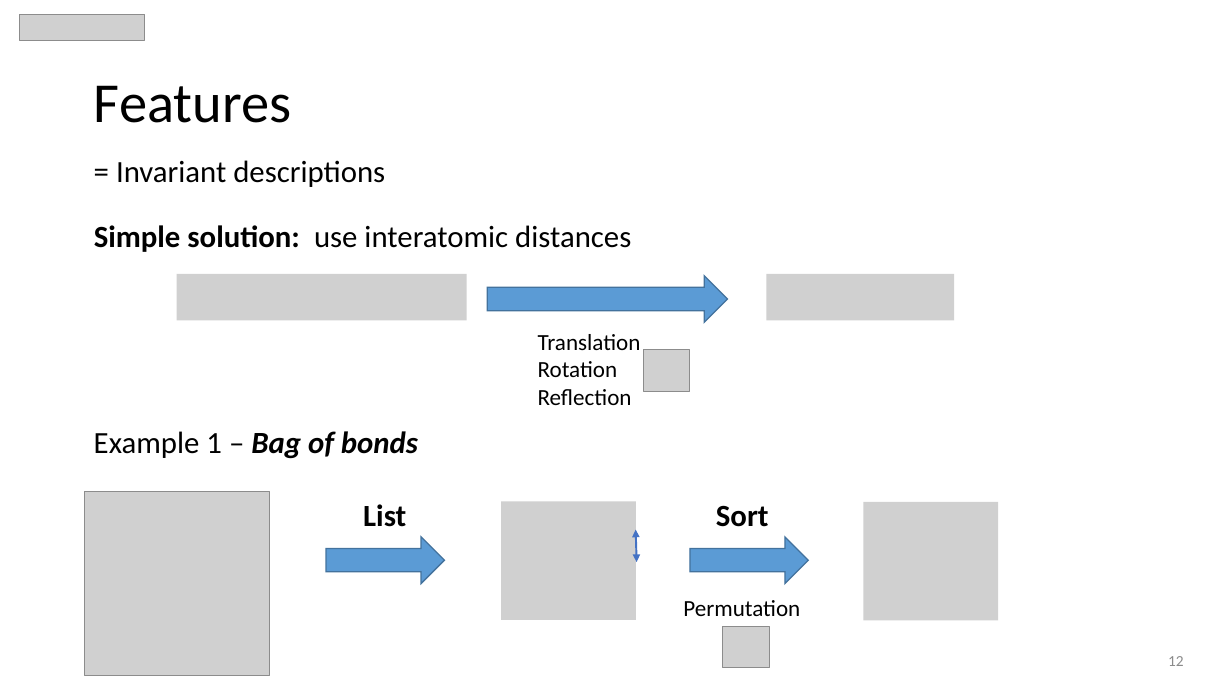
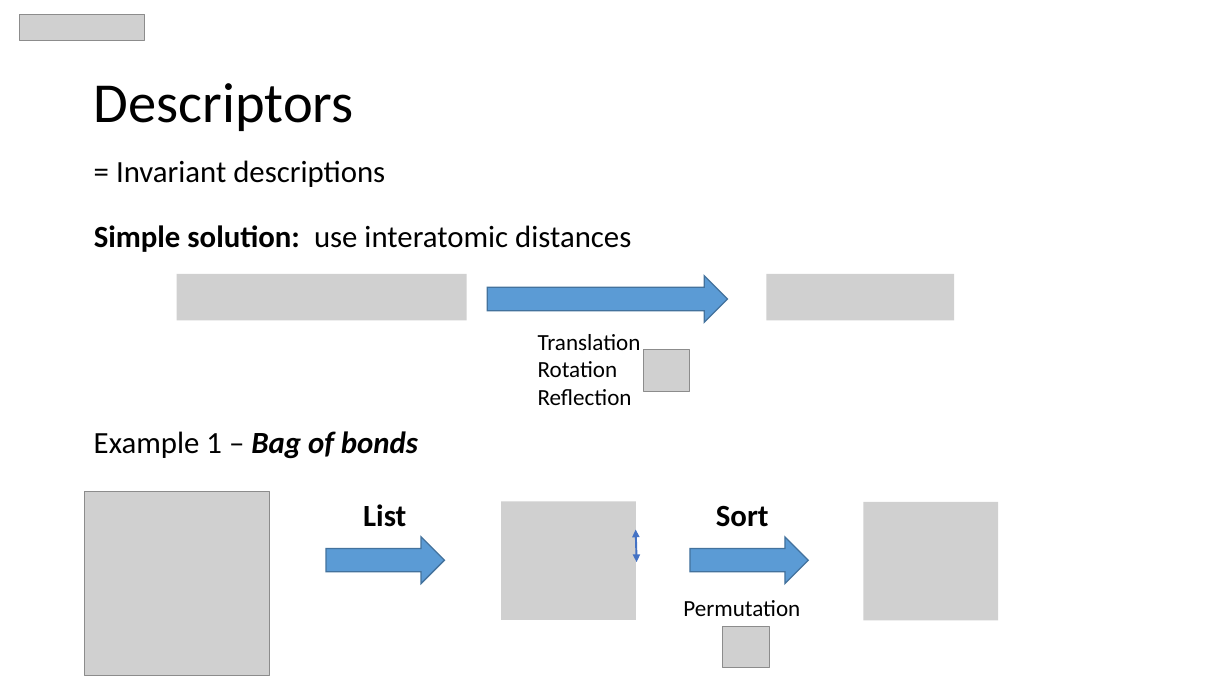
Before and after one commit to MaltheBisbo/learningForces, a slide deck: slide 14 of Presentations/2018-06-01-copenhagen.pptx (slide 12 before the commit). Drawn at 1232x693 pixels with LibreOffice and Linux fonts; fonts in the diff are those of the drawing; grey boxes stand for pictures. Boxes give left, top, right and bottom in pixels: in the first picture for what was removed or moved away, otherwise in the second. Text is boxed around its words. In the diff, an @@ line names an element or a change of style, - is before the commit and + after.

```diff
--- a/Presentations/2018-06-01-copenhagen.pptx
+++ b/Presentations/2018-06-01-copenhagen.pptx
@@ title at [94,83,354,131]: text changed @@
-Features
+Descriptors
@@ page number removed at [1168,656,1184,666] @@
-12
```
Also in this commit, not shown: 41 other slides changed, 3 slides added, 4 other files.
